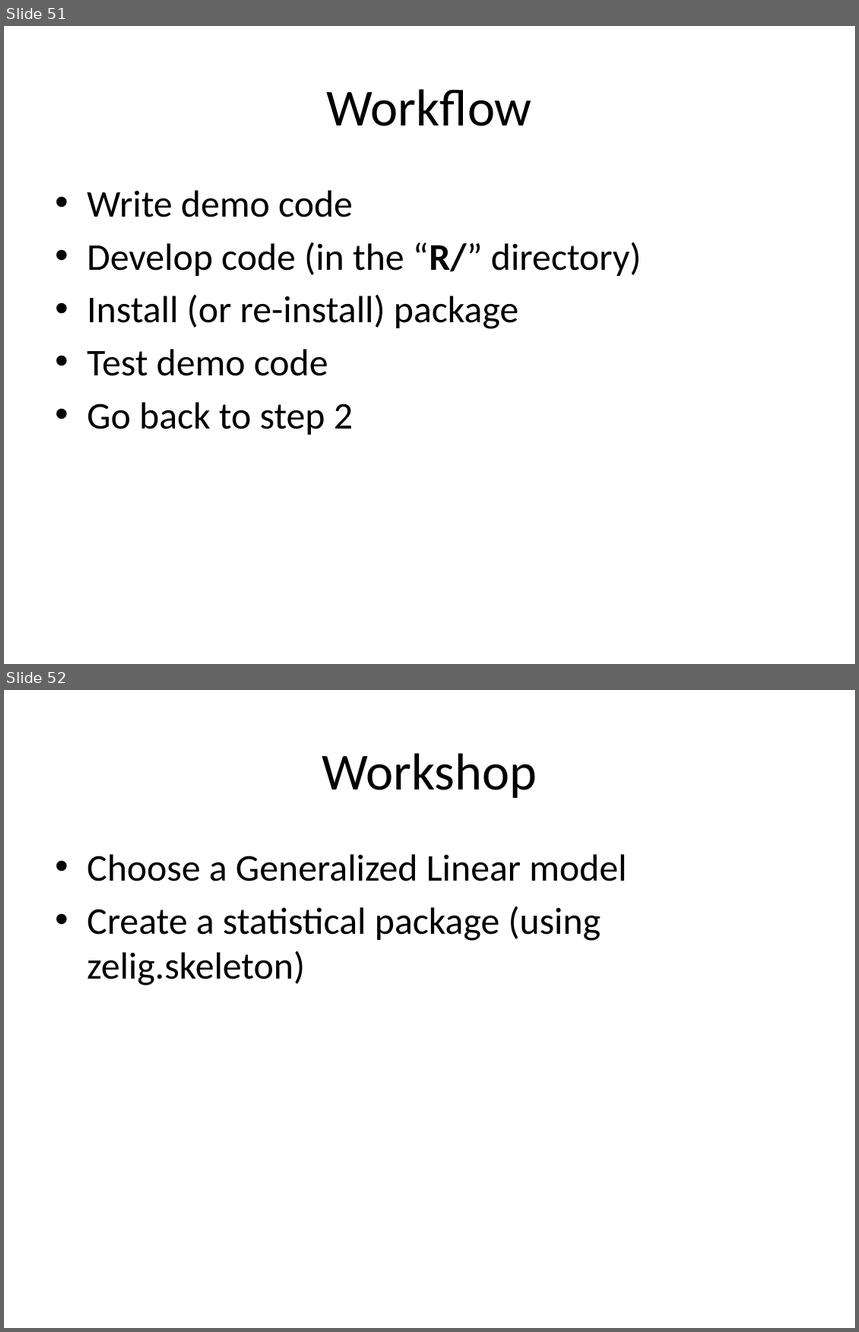
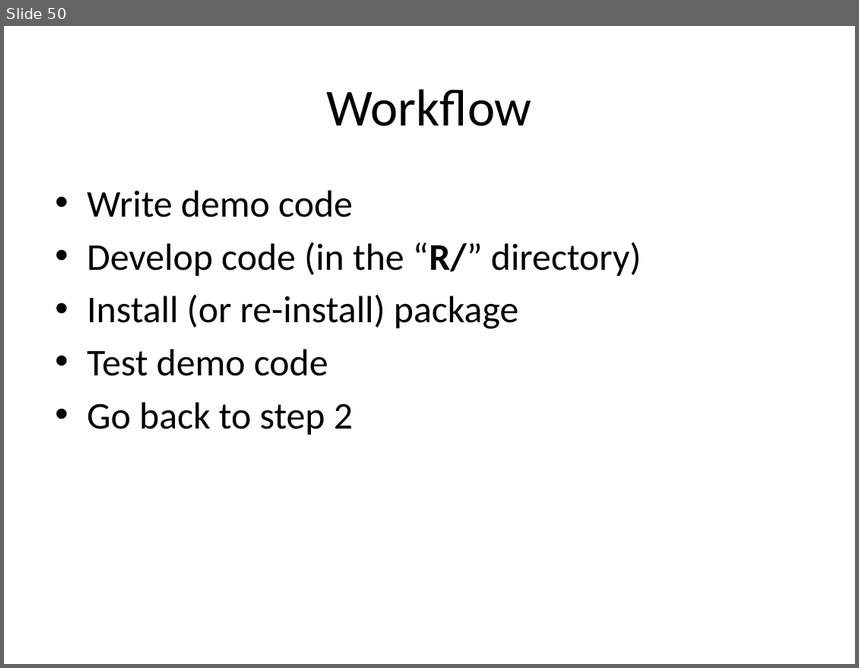
Before and after one commit to IQSS/Zelig4-Documentation, a slide deck: January-Class/Zelig_1_regressions.pptx. Shown one above the other, each under a label of ours: slides 51 and 52 before the commit, slide 50 after it. The pictures are 859x1332 and 859x668 pixels, drawn with LibreOffice and Linux fonts; fonts in the diff are those of the drawing. Boxes give left, top, right and bottom in pixels: in the first picture for what was removed or moved away, otherwise in the second. Text is boxed around its words. In the diff, an @@ line names an element or a change of style, - is before the commit and + after.

```diff
--- a/January-Class/Zelig_1_regressions.pptx
+++ b/January-Class/Zelig_1_regressions.pptx
@@ slide 52 removed at bbox=[4, 690, 855, 1328], background #FFFFFF @@
@@ title removed at bbox=[322, 753, 537, 798] @@
-Workshop
@@ text removed at bbox=[87, 854, 626, 986] @@
-• Choose a Generalized Linear model
-• Create a statistical package (using zelig.skeleton)
@@ what was slide 51 is now slide 50 @@
```
Also in this commit, not shown: 1 slide changed.
